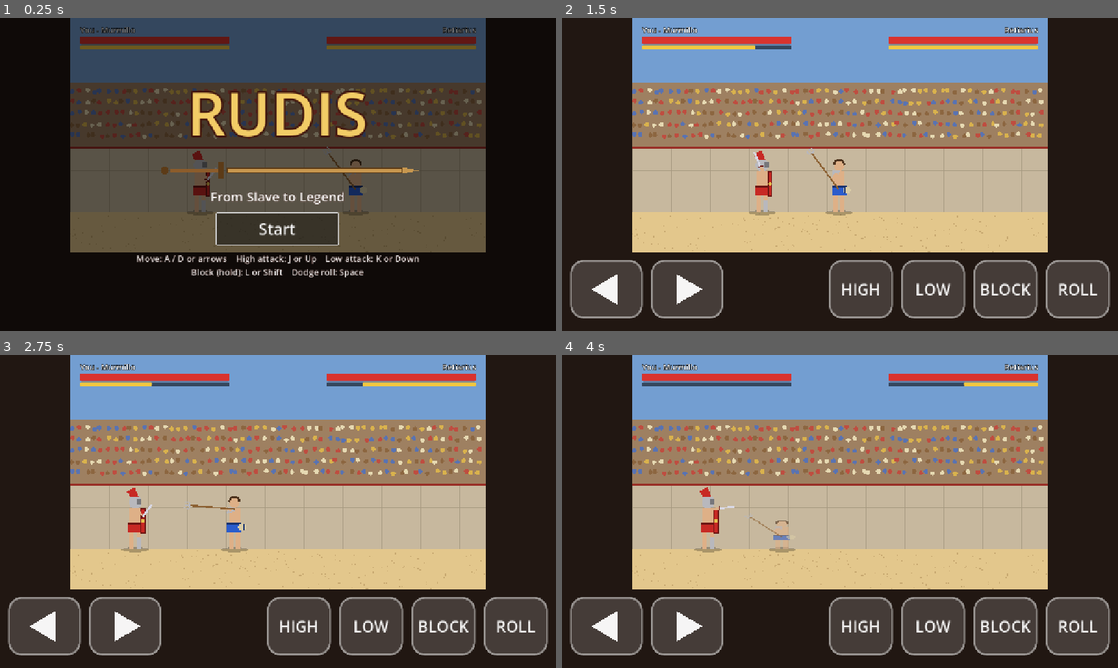
Above: before the commit, frames 1-4 (two rows, left to right).
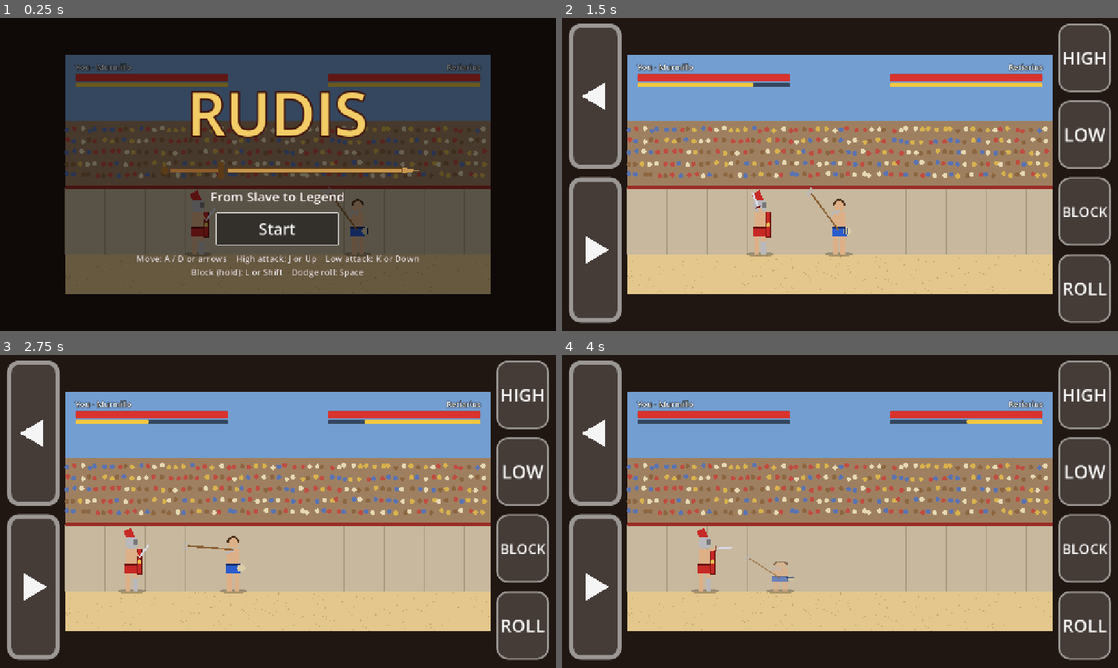
Above: after the commit, the same moments.

Repository: wimbosmans1/rudis
Game: Godot game, scene res://scenes/main.tscn
The game is run twice, just before and just after one commit, with the same random seed, the same clock (stepped at 60 frames per second) and the same inputs.
Inputs (mouse positions are in pixels of both pictures, inside the frame that each line leads up to):
- Up to frame 1 (0.25 s): no input
- Up to frame 2 (1.5 s): click "Start" at 0.5 s; move the mouse to (962, 158) at 1.27 s; hold D (move_right) from 1.28 s (still down); hold J (attack_high) from 1.28 s (still down); click (962, 158) at 1.42 s
- Up to frame 3 (2.75 s): tap L (block) at 1.55, 2.1 s; move the mouse to (166, 527) at 2.02 s; release D (move_right) at 2.03 s; release J (attack_high) at 2.03 s; hold A (move_left) from 2.03 s (still down); tap Space (dodge) at 2.3 s
- Up to frame 4 (4 s): move the mouse to (895, 442) at 2.77 s; release A (move_left) at 2.78 s; hold J (attack_high) 2.78-3.53 s; hold D (move_right) from 2.78 s (still down); tap Space (dodge) at 2.85 s; move the mouse to (812, 574) at 3.52 s; tap J (attack_high) at 3.6 s; click (812, 574) at 3.67 s; tap L (block) at 3.8 s

The runs differ from the first frame. In frame 1, 39% of the frame differs, in the area x 11-89%, y 0-89%; in frame 2, 72%; in frame 3, 72%, in the area x 1-99%, y 0-98%; in frame 4, 72%.

Commit message:
Phone sideways: touch buttons in left/right edges, arena full height
- In landscape on phones the buttons move out of the strip under the
  arena into the dark edges beside it: < and > stacked on the left,
  HIGH / LOW / BLOCK / ROLL in a column on the right. The arena now uses
  the full screen height (iPhone 14 in Safari: ~605x340 pt, was 402x226).
- The layout picks whichever of "side" and "strip" leaves the bigger
  arena with buttons of at least 60 pt; portrait phones and iPad keep the
  strip below the arena, unchanged. Desktop without touch is unchanged.
- Smoke test: layout checks for iPhone 14 (Safari and full screen), SE,
  Pro Max landscape, iPhone 14 portrait and iPad (no overlap, on screen,
  >= 60 pt, landscape arena >= 90% of height); 36 checks pass.
- README updated; web build re-exported to docs/ (single-threaded).

Diff:
--- a/scripts/main.gd
+++ b/scripts/main.gd
@@ -43,8 +43,8 @@
 	menu.start_pressed.connect(_on_start_button)
 	menu.restart_pressed.connect(_on_start_button)
 
-	# On phones the screen is used edge to edge: the arena on top and a strip
-	# with big buttons below it. On a PC the picture stays exactly as it was.
+	# On phones the screen is used edge to edge: the arena plus big buttons
+	# beside it (phone sideways) or below it (phone upright). On a PC the picture stays exactly as it was.
 	if touch_controls.is_wanted():
 		use_touch_layout()
 	get_tree().root.size_changed.connect(apply_layout)
@@ -63,7 +63,7 @@
 	_set_controls_enabled(true)
 
 
-## Switches to the phone layout (arena above, buttons below).
+## Switches to the phone layout (buttons beside or below the arena).
 func use_touch_layout() -> void:
 	get_window().content_scale_aspect = Window.CONTENT_SCALE_ASPECT_EXPAND
 	RenderingServer.set_default_clear_color(STRIP_COLOR)
--- a/scripts/touch_controls.gd
+++ b/scripts/touch_controls.gd
@@ -1,16 +1,27 @@
 extends CanvasLayer
 ## Big on-screen buttons for phones and tablets (for example an iPhone).
 ##
-## They only appear on devices with a touch screen. On those devices the
-## arena is made a bit smaller and moved up, and the buttons get their own
-## strip at the bottom of the screen, so your thumbs never cover the fight:
+## They only appear on devices with a touch screen. The buttons always sit
+## OUTSIDE the arena, so your thumbs never cover the fight. There are two
+## layouts, and the game picks the one that leaves the bigger arena:
+##
+## Phone sideways (landscape): the buttons go in the dark edges left and
+## right of the arena, and the arena uses (almost) the full screen height:
+##
+##   +-----+--------------------------+--------+
+##   | [<] |                          | [HIGH] |
+##   |     |      the arena (fight)   | [LOW]  |
+##   | [>] |                          | [BLOCK]|
+##   |     |                          | [ROLL] |
+##   +-----+--------------------------+--------+
+##
+## Phone upright (portrait) and iPad: the buttons get a strip under the arena:
 ##
 ##   +--------------------------------------+
 ##   |            the arena (fight)         |
 ##   +--------------------------------------+
-##   | [<] [>]           [HIGH][LOW][BLOCK][ROLL] |   <- landscape
-##
-## In portrait (phone held upright) the right-hand buttons form a 2 x 2 block.
+##   | [<] [>]                [HIGH] [LOW]  |
+##   |                        [BLOCK][ROLL] |
 ##
 ## Each button "presses" the same input action as the keyboard (see the Input
 ## Map), so the player controller does not need to know whether you use keys
@@ -29,6 +40,19 @@
 const BOTTOM_PT := 18.0          ## Space at the bottom (the iPhone "home bar").
 ## The button strip never takes more than this part of the screen height.
 const MAX_STRIP_SHARE := 0.42
+
+## Side layout (phone sideways). Sizes in points.
+const SIDE_EDGE_PT := 10.0       ## Space between a button and the screen edge.
+const SIDE_INNER_PT := 8.0       ## Space between a button and the arena.
+const SIDE_TOP_PT := 8.0         ## Space above the top button.
+const SIDE_BOTTOM_PT := 12.0     ## Space below the bottom button (home bar).
+const SIDE_GAP_PT := 12.0        ## Preferred space between two buttons...
+const SIDE_MIN_GAP_PT := 6.0     ## ...made smaller (to this) on short screens.
+const SIDE_MIN_WIDTH_PT := 76.0  ## The side buttons are at least this wide...
+const SIDE_MAX_WIDTH_PT := 120.0 ## ...and at most this wide.
+const SIDE_MAX_HEIGHT_PT := 110.0 ## HIGH / LOW / BLOCK / ROLL at most this tall.
+## Buttons should be at least this big (Apple's minimum is 44 points).
+const MIN_BUTTON_PT := 60.0
 
 ## The size of the arena drawing (the game's "virtual screen").
 const ARENA_SIZE := Vector2(1280, 720)
@@ -85,8 +109,66 @@
 
 ## The layout maths, separate so the automatic test can try many screens.
 ## view: screen size in game pixels. px_per_pt: game pixels per iPhone point.
-## Returns {"arena": Rect2, "buttons": {action name: Rect2}, "columns": int}.
+## Tries both layouts and keeps the one with the bigger arena (as long as its
+## buttons are still big enough).
+## Returns {"arena": Rect2, "buttons": {action name: Rect2}, "columns": int,
+## "mode": "side" or "strip"}.
 static func compute_layout(view: Vector2, px_per_pt: float) -> Dictionary:
+	var strip := _strip_layout(view, px_per_pt)
+	var side := _side_layout(view, px_per_pt)
+	if not side.is_empty() and side["arena"].get_area() > strip["arena"].get_area():
+		return side
+	return strip
+
+
+## Phone sideways: < and > on the left, HIGH LOW BLOCK ROLL in a column on
+## the right, the arena in between at (almost) full height.
+## Returns {} if the buttons would get too small on this screen.
+static func _side_layout(view: Vector2, px_per_pt: float) -> Dictionary:
+	var u := px_per_pt
+	var view_pt := view / u
+	# Height of the four right-hand buttons, with smaller gaps if needed.
+	var free_pt := view_pt.y - SIDE_TOP_PT - SIDE_BOTTOM_PT
+	var gap_pt := SIDE_GAP_PT
+	if (free_pt - 3.0 * gap_pt) / 4.0 < MIN_BUTTON_PT:
+		gap_pt = maxf(SIDE_MIN_GAP_PT, (free_pt - 4.0 * MIN_BUTTON_PT) / 3.0)
+	var action_h_pt := minf(SIDE_MAX_HEIGHT_PT, (free_pt - 3.0 * gap_pt) / 4.0)
+	if action_h_pt < MIN_BUTTON_PT:
+		return {}
+	# The arena: as tall as the screen, unless the edges would then be too
+	# narrow for the buttons.
+	var min_gutter := (SIDE_EDGE_PT + SIDE_MIN_WIDTH_PT + SIDE_INNER_PT) * u
+	var scale := minf(view.y / ARENA_SIZE.y, (view.x - 2.0 * min_gutter) / ARENA_SIZE.x)
+	if scale <= 0.0:
+		return {}
+	var arena_size := ARENA_SIZE * scale
+	var arena := Rect2((view - arena_size) / 2.0, arena_size)
+	var gutter := arena.position.x
+	var width := minf(SIDE_MAX_WIDTH_PT * u, gutter - (SIDE_EDGE_PT + SIDE_INNER_PT) * u)
+
+	var rects := {}
+	var gap := gap_pt * u
+	var top := SIDE_TOP_PT * u
+	var bottom := view.y - SIDE_BOTTOM_PT * u
+	# Left edge: < on top, > below it, each half of the height. The buttons
+	# hug the screen edge, where the thumb is.
+	var left_x := SIDE_EDGE_PT * u
+	var move_h := (bottom - top - gap) / 2.0
+	rects["move_left"] = Rect2(left_x, top, width, move_h)
+	rects["move_right"] = Rect2(left_x, top + move_h + gap, width, move_h)
+	# Right edge: HIGH, LOW, BLOCK, ROLL from top to bottom, centred in height.
+	var right_x := view.x - SIDE_EDGE_PT * u - width
+	var h := action_h_pt * u
+	var column_h := 4.0 * h + 3.0 * gap
+	var y := top + (bottom - top - column_h) / 2.0
+	for info in ACTION_BUTTONS:
+		rects[info["action"]] = Rect2(right_x, y, width, h)
+		y += h + gap
+	return {"arena": arena, "buttons": rects, "columns": 1, "mode": "side"}
+
+
+## Phone upright / iPad: a strip with all buttons under the arena.
+static func _strip_layout(view: Vector2, px_per_pt: float) -> Dictionary:
 	var available_pt := view.x / px_per_pt
 	# Try all four action buttons in one row (made at most 15% smaller to
 	# fit); if that is still too wide, use 2 x 2.
@@ -126,7 +208,7 @@
 		var row := i / columns
 		rects[ACTION_BUTTONS[i]["action"]] = Rect2(
 			right_start + column * (action_w + gap), block_top + row * (h + gap), action_w, h)
-	return {"arena": arena, "buttons": rects, "columns": columns}
+	return {"arena": arena, "buttons": rects, "columns": columns, "mode": "strip"}
 
 
 static func _row_width_pt(columns: int) -> float:
--- a/tests/smoke_test.gd
+++ b/tests/smoke_test.gd
@@ -50,19 +50,24 @@
 ## as the game sees them with the "expand" setting) and checks the rules.
 func _check_touch_layouts() -> void:
 	var script: Script = load("res://scripts/touch_controls.gd")
+	# name: [screen in game pixels, game pixels per point, expected layout]
 	var screens := {
-		"iPhone 14 landscape": [Vector2(1787, 720), 1787.0 / 844.0],
-		"iPhone SE landscape": [Vector2(1720, 720), 1720.0 / 667.0],
-		"iPhone 14 portrait": [Vector2(1280, 2400), 1280.0 / 390.0],
-		"iPad landscape": [Vector2(1280, 960), 1280.0 / 1024.0],
+		"iPhone 14 landscape": [Vector2(1787, 720), 1787.0 / 844.0, "side"],
+		"iPhone 14 landscape, full screen": [Vector2(1558, 720), 1558.0 / 844.0, "side"],
+		"iPhone SE landscape": [Vector2(1720, 720), 1720.0 / 667.0, "side"],
+		"iPhone 14 Pro Max landscape": [Vector2(1813, 720), 1813.0 / 932.0, "side"],
+		"iPhone 14 portrait": [Vector2(1280, 2400), 1280.0 / 390.0, "strip"],
+		"iPad landscape": [Vector2(1280, 960), 1280.0 / 1024.0, "strip"],
 	}
 	for screen_name in screens:
 		var view: Vector2 = screens[screen_name][0]
 		var px_per_pt: float = screens[screen_name][1]
+		var expected_mode: String = screens[screen_name][2]
 		var layout: Dictionary = script.compute_layout(view, px_per_pt)
 		var arena: Rect2 = layout["arena"]
 		var rects: Array = layout["buttons"].values()
 		var ok := arena.size.x > 0.0 and Rect2(Vector2.ZERO, view).encloses(arena)
+		ok = ok and rects.size() == 6 and layout["mode"] == expected_mode
 		var smallest := INF
 		for i in rects.size():
 			var r: Rect2 = rects[i]
@@ -71,8 +76,25 @@
 			for j in range(i + 1, rects.size()):
 				ok = ok and not r.intersects(rects[j])
 		ok = ok and smallest >= 60.0
-		_check(ok, "%s: %d-column buttons, smallest %.0f pt, arena %.0f%% of width" % [
-			screen_name, layout["columns"], smallest, 100.0 * arena.size.x / view.x])
+		# Sideways, the arena should use (almost) the whole screen height.
+		if expected_mode == "side":
+			ok = ok and arena.size.y >= 0.9 * view.y
+		_check(ok, "%s: %s layout, smallest button %.0f pt, arena %.0f x %.0f pt (%.0f%% of height)" % [
+			screen_name, layout["mode"], smallest, arena.size.x / px_per_pt, arena.size.y / px_per_pt,
+			100.0 * arena.size.y / view.y])
+	# iPhone 14 sideways in Safari: the arena must be clearly bigger than the
+	# old layout with the strip below it (about 402 x 226 points).
+	var iphone: Dictionary = script.compute_layout(Vector2(1787, 720), 1787.0 / 844.0)
+	var arena_pt: Vector2 = iphone["arena"].size / (1787.0 / 844.0)
+	_check(arena_pt.x >= 560.0 and arena_pt.y >= 315.0,
+		"iPhone 14 landscape arena is bigger than before (%.0f x %.0f pt, was 402 x 226)" % [arena_pt.x, arena_pt.y])
+	# Left thumb gets < and > (left edge), right thumb the four actions.
+	var b: Dictionary = iphone["buttons"]
+	var mid := 1787.0 / 2.0
+	_check(b["move_left"].end.x < mid and b["move_right"].end.x < mid
+		and b["move_left"].end.y <= b["move_right"].position.y
+		and b["attack_high"].position.x > mid and b["dodge"].position.x > mid,
+		"iPhone 14 landscape: < > stacked on the left, HIGH LOW BLOCK ROLL on the right")
 
 
 func _run() -> void:
Not shown, changed: docs/index.pck
